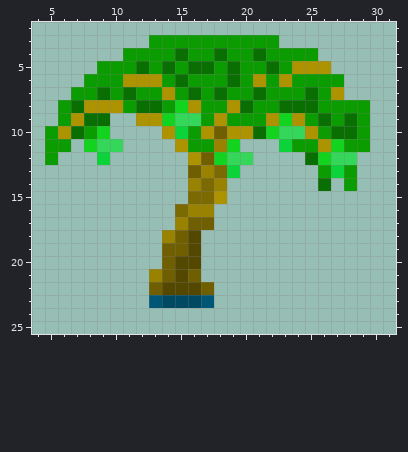
A pixel-art sprite gets an edit: Resources/Textures/Objects/Specific/Hydroponics/bombegranate.rsi/harvest.png. Above, as it was before the edit.
The file is 32x32 pixels. Shown: x 4..31, y 2..25.
The same view after the edit:
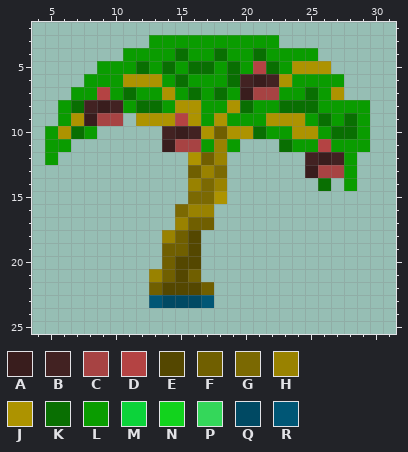
Palette (. is transparent): A #391d1d  B #422222  C #a74343  D #b44343  E #544700  F #705f00  G #7b6902  H #998200  J #ad9300  K #096f02  L #0a9c00  M #0cd33a  N #12d31d  P #34d75a  Q #004963  R #005675
What changed:
@@ x 4..31 @@
  4 .......LLLLKLLKLLKLLLL......
- 5 .....LLLKLKLKKLKLLKLJJJ.....
- 6 ....LLLJJJLKLLLKLJLJLLLL....
- 7 ...LLKLKLLJLKLKLLKLLLKLJ....
- 8 ..LKJJJLKKLNJLLJKLLKKKLLLL..
- 9 ..LJKK..JJNPPLJLLLJNJLKLKL..
-10 .LJKLN....JMLJFJJKNPPJLKKL..
-11 .LL.NPP....JLLHN...MLLJNLL..
-12 .L...M......JFNPP....KNPP...
-13 ............FHGM......LML...
+ 5 .....LLLKLKLKKLKLDKLJJJ.....
+ 6 ....LLLJJJLKLLLKBABJLLLL....
+ 7 ...LLDLKLLJLKLKLACCLLKLJ....
+ 8 ..LKBABLKKLJJLLJKLLKKKLLLL..
+ 9 ..LJACC.JJJDJLJLLLJJJLKLKL..
+10 .LJKL.....BABJFJJKLLJJLKKL..
+11 .LL.......ACCLHL...KLLDLLL..
+12 .L..........JFH......BABL...
+13 ............FHG......ACCL...
 14 ............HGH.......K.L...
Boxes around the changes in both pictures, in picture pixels (x1, y1, x2, y2):
changed: (84, 61, 357, 178)
